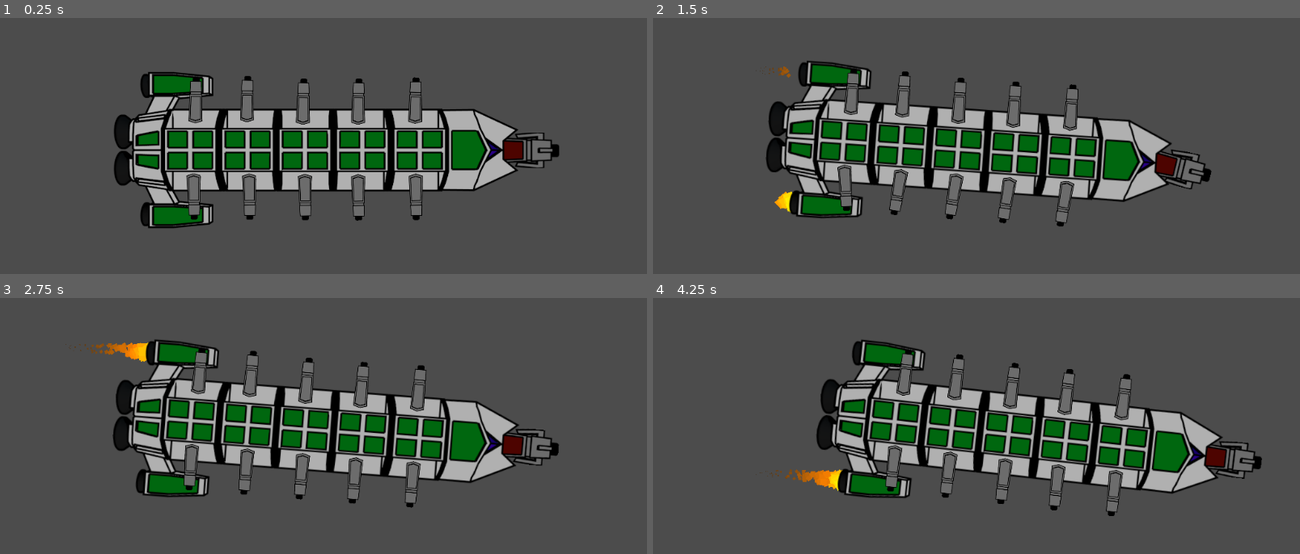
Above: before the commit, frames 1-4 (two rows, left to right).
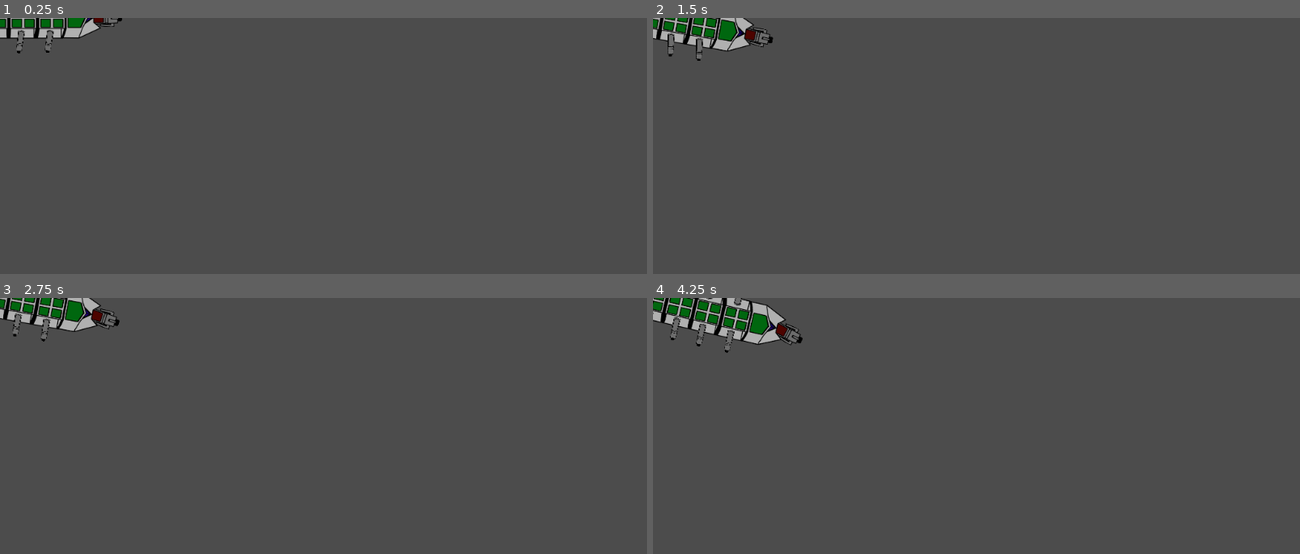
Above: after the commit, the same moments.

Repository: daveymclain/space-goss
Game: Godot game, scene res://scenes/ship.tscn
Two runs of this game, one before a commit and one after it. Both use one fixed random seed, a clock stepped at 60 frames per second and the inputs below.
Inputs (mouse positions are in pixels of both pictures, inside the frame that each line leads up to):
- Up to frame 1 (0.25 s): no input
- Up to frame 2 (1.5 s): move the mouse to (1118, 186) at 0.52 s; hold D (player_right) 0.53-1.28 s; move the mouse to (847, 225) at 1.27 s; hold A (player_left) from 1.28 s (still down)
- Up to frame 3 (2.75 s): move the mouse to (388, 402) at 2.02 s; release A (player_left) at 2.03 s; hold D (player_right) from 2.03 s (still down)
- Up to frame 4 (4.25 s): move the mouse to (outside the picture) at 2.77 s; release D (player_right) at 2.78 s; hold W (player_thrust) 2.78-3.53 s; move the mouse to (1170, 543) at 3.52 s; hold A (player_left) from 3.53 s (still down)

The runs differ from the first frame. In frame 1, 24% of the frame differs, in the area x 0-87%, y 0-83%; in frame 2, 24%; in frame 3, 24%; in frame 4, 25%, in the area x 0-95%, y 0-86%.

Commit message:
changed ship root node to Area2D added control faked basic

Diff:
--- a/game/scenes/ship.gd
+++ b/game/scenes/ship.gd
@@ -1,7 +1,7 @@
-extends RigidBody2D
+extends Area2D
 
-export var thrust = 500
-export var turn_thrust = 2000
+export var thrust = 40
+export var turn_thrust = 0.2
 # both turrets
 export var turret_turn_speed = .5
 export var turret_return_speed = 1
@@ -27,32 +27,46 @@
 var thrust_on = false
 var turn = 0
 var vel = 0
-
+var pos = Vector2()
+var rot = 0
+var t = 0
 
 func _ready():
 	turn_thrust *= 5
 	set_process(true)
-	set_physics_process(true)
 
 func _process(delta):
-
-	vel = 0
-	turn = 0
+	t = 0
 
 	if Input.is_action_pressed("player_left"):
-		turn = 1
+		turn -= 0.01
+		t = 1
 	if Input.is_action_pressed("player_right"):
-		turn = -1
+		turn += 0.01
+		t = -1
 	if Input.is_action_pressed("player_thrust"):
 		if !boost_on:
-			vel = thrust
+			vel += 1.5
 		thrust_on = true
 
 	else:
 		if !(boost_on):
-			vel = 0
+			pass
 		thrust_on = false
-	engines(thrust_on,turn)
+
+
+	pos += Vector2((vel * delta),0).rotated(get_rotation())
+	rot += turn * delta
+	set_position(pos)
+	set_rotation(rot)
+
+	if vel > 0:
+		vel *= .99
+	if turn > 0 or turn < 0:
+		turn *= .98
+
+
+	engines(thrust_on,t)
 	turret_aim(turret_bank_left, left_arc_start, left_arc_end, left_turret_rest)
 	turret_aim(turret_bank_right, right_arc_start, right_arc_end, right_turret_rest)
 	turret_aim(front_gun, main_arc_start, main_arc_end, main_turret_rest)
@@ -84,7 +98,6 @@
 func engines(thrust,turn_thrust):
 	for N in engines.get_children():
 		N.emitting = thrust
-		print("true")
 		if N.get_name() == "left" and turn_thrust == -1:
 			N.emitting = true
 			N.lifetime = 1.8
@@ -93,10 +106,3 @@
 			N.lifetime = 1.8
 		else:
 			N.lifetime = 1
-
-
-
-func _physics_process(delta):
-
-	set_applied_force(Vector2((vel * delta), 0).rotated(get_rotation()))
-	set_applied_torque((turn * -turn_thrust) * delta)
--- a/game/scenes/ship.tscn
+++ b/game/scenes/ship.tscn
@@ -135,31 +135,21 @@
 anim_loop = false
 _sections_unfolded = [ "Color" ]
 
-[node name="ship" type="RigidBody2D" index="0"]
+[node name="ship" type="Area2D" index="0"]
 
 position = Vector2( 500, 210 )
+scale = Vector2( 0.5, 0.5 )
 input_pickable = false
-collision_layer = 1
-collision_mask = 1
-mode = 0
-mass = 1.0
-friction = 1.0
-bounce = 0.0
-gravity_scale = 0.0
-custom_integrator = false
-continuous_cd = 0
-contacts_reported = 0
-contact_monitor = false
-sleeping = false
-can_sleep = true
-linear_velocity = Vector2( 0, 0 )
+gravity_vec = Vector2( 0, 1 )
+gravity = 98.0
 linear_damp = 1.0
-angular_velocity = 0.0
-angular_damp = 1.0
+angular_damp = 1.0
+audio_bus_override = false
+audio_bus_name = "Master"
 script = ExtResource( 1 )
 _sections_unfolded = [ "Angular", "Applied Forces", "Linear", "Transform" ]
-thrust = 10000
-turn_thrust = 100000
+thrust = 40
+turn_thrust = 0.2
 turret_turn_speed = 0.5
 turret_return_speed = 1
 left_arc_start = -30
